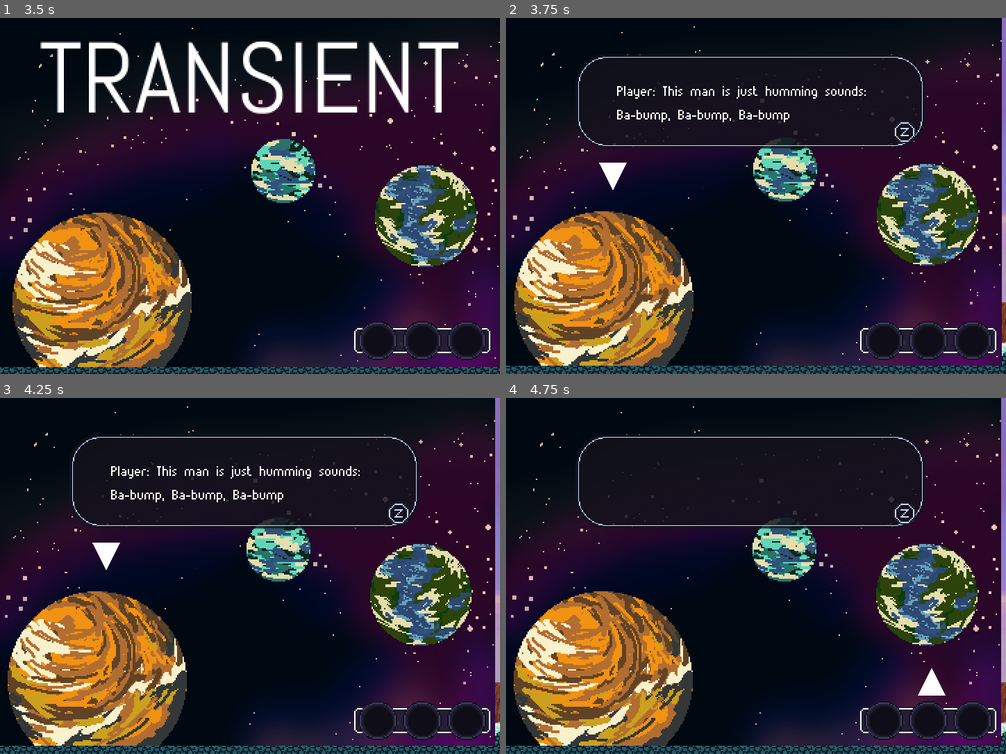
Above: before the commit, frames 1-4 (two rows, left to right).
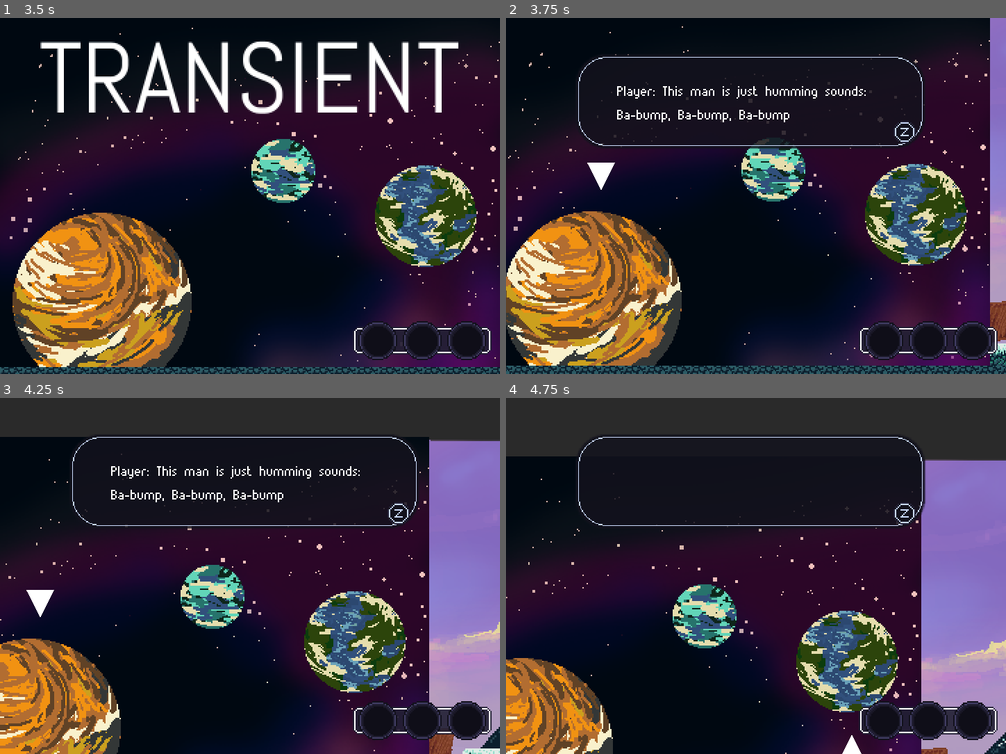
Above: after the commit, the same moments.

Repository: gpelussi/home_ggj19
Game: Godot game, scene res://Maps/Ice_Map.tscn
Same seed, same stepped clock (60 frames per second), same inputs: the game is played once before the commit and once after it. This scene is started directly instead of the project's main scene.
Inputs:
- Up to frame 1 (3.5 s): hold Z (ACTION_CONFIRM) 0.53-1.28 s; hold Right (DIR_RIGHT) 0.53-2.03 s; tap Space (ACTION_JUMP) at 0.77, 1.52, 3.02 s; tap Z (ACTION_CONFIRM) at 1.35, 2.85 s; hold Left (DIR_LEFT) 2.03-2.78 s; hold Z (ACTION_CONFIRM) 2.03-2.78 s; hold Right (DIR_RIGHT) from 2.78 s (still down)
- Up to frame 2 (3.75 s): keep holding Right (DIR_RIGHT); hold Z (ACTION_CONFIRM) from 3.53 s (still down)
- Up to frame 3 (4.25 s): keep holding Right (DIR_RIGHT); keep holding Z (ACTION_CONFIRM); tap Space (ACTION_JUMP) at 3.77 s
- Up to frame 4 (4.75 s): release Right (DIR_RIGHT) at 4.28 s; release Z (ACTION_CONFIRM) at 4.28 s; hold Left (DIR_LEFT) from 4.28 s (still down); tap Z (ACTION_CONFIRM) at 4.35 s; tap Space (ACTION_JUMP) at 4.52 s

Frame 1 is identical in both runs. In frame 2, 20% of the frame differs, in the area x 0-100%, y 0-100%; in frame 3, 54%; in frame 4, 60%.

Commit message:
Found bugs with async methods

Diff:
--- a/src/Bodies/Components/Commands/AwardItem.gd
+++ b/src/Bodies/Components/Commands/AwardItem.gd
@@ -4,6 +4,5 @@
 
 func action():
 	assert(not item_to_give.empty())
-	run_recursive = false
 	inventory.gain_item(item_to_give)
-	emit_signal("command_done")
+	finish()
--- a/src/Bodies/Components/Commands/ChangeScreen.gd
+++ b/src/Bodies/Components/Commands/ChangeScreen.gd
@@ -4,5 +4,4 @@
 
 func action():
 	screen_screamer.set_screen(screen_path)
-	run_recursive = false
-	emit_signal("command_done")
+	finish()
--- a/src/Bodies/Components/Commands/Command.gd
+++ b/src/Bodies/Components/Commands/Command.gd
@@ -8,27 +8,34 @@
 onready var player_input = get_node("/root/PlayerInput")
 onready var screen_screamer = get_node("/root/ScreenScreamer")
 
-
-var run_recursive = true
+var force_quit = false
 var idx = 0
 
 func action():
 	pass
 
 func run():
-	print("running %s" % get_name())
+	print("Running [%s]" % self.name)
+	force_quit = false
+	idx = 0
 	action()
-	if not run_recursive:
+	run_all()
+
+func run_all():
+	if force_quit:
 		return
-	print("action done, running recursively")
-	idx = 0
-	next()
+	if idx >= get_child_count():
+		finish()
+		return
+	var command = get_child(idx)
+	command.connect("command_done", self, "next", [], CONNECT_ONESHOT)
+	command.run()
 
 func next():
-	if idx >= get_child_count():
-		emit_signal("command_done")
-		return
-	var command = get_child(idx)
-	idx += 1
-	command.connect("command_done", self, "next", [], CONNECT_ONESHOT)
-	command.run()
+	idx += idx
+	run_all()
+
+func finish():
+	print("Finishing [%s]" % self.name)
+	force_quit = true
+	emit_signal("command_done")
--- a/src/Bodies/Components/Commands/Condition.gd
+++ b/src/Bodies/Components/Commands/Condition.gd
@@ -12,31 +12,23 @@
 export(String) var npc_which_item = ""
 
 func action():
-	print("check_if_player_has_item", check_if_player_has_item)
 	if check_if_player_has_item > 0:
 		if inventory.has_item(has_item):
+			print("player has %s!" % has_item)
 			if check_if_player_has_item == CHECK_FALSE:
-				run_recursive = false
-				emit_signal("command_done")
-				print("condition failed: player has item")
+				finish()
 				return
 		else:
+			print("player does not have %s!" % has_item)
 			if check_if_player_has_item == CHECK_TRUE:
-				run_recursive = false
-				emit_signal("command_done")
-				print("condition failed: player does not have item")
+				finish()
 				return
 	if check_if_npc_has_item > 0:
 		if inventory.npc_has_item(npc_which, npc_which_item):
 			if check_if_npc_has_item == CHECK_FALSE:
-				run_recursive = false
-				emit_signal("command_done")
-				print("condition failed: npc has item")
+				finish()
 				return
 		else:
 			if check_if_npc_has_item == CHECK_TRUE:
-				run_recursive = false
-				emit_signal("command_done")
-				print("condition failed: npc does not have item")
+				finish()
 				return
-	print("condition succeeded")
--- a/src/Bodies/Components/Commands/GiftItem.gd
+++ b/src/Bodies/Components/Commands/GiftItem.gd
@@ -5,7 +5,6 @@
 
 func action():
 	assert(not item_to_give.empty())
-	run_recursive = false
 	inventory.lose_item(item_to_give)
 	inventory.npc_gain_item(who_to_give_item_to, item_to_give)
-	emit_signal("command_done")
+	finish()
--- a/src/Bodies/Components/Commands/TextBox.gd
+++ b/src/Bodies/Components/Commands/TextBox.gd
@@ -3,7 +3,6 @@
 export(String, MULTILINE) var dialogue_text = ""
 
 func action():
-	run_recursive = false
 	textbox.run_dialogue(dialogue_text)
 	yield(textbox, "dialogue_finished")
-	emit_signal("command_done")
+	finish()
--- a/src/Bodies/Components/Commands/TextBox.tscn
+++ b/src/Bodies/Components/Commands/TextBox.tscn
@@ -2,7 +2,7 @@
 
 [ext_resource path="res://Bodies/Components/Commands/TextBox.gd" type="Script" id=1]
 
-[node name="TextBox" type="Node" index="0"]
+[node name="TextBox" type="Node"]
 
 script = ExtResource( 1 )
 dialogue_text = ""
--- a/src/Bodies/Components/InteractionEvent.gd
+++ b/src/Bodies/Components/InteractionEvent.gd
@@ -5,7 +5,7 @@
 var current = 0
 
 func try_to_trigger():
-	print("interact with %s" % get_parent().get_parent().name)
+	print("Interacting with %s" % get_npc_name())
 	player_input.lock_input()
 	current = 0
 	run_next_command()
@@ -17,8 +17,9 @@
 	var commands = get_children()
 	if current >= get_child_count():
 		player_input.unlock_input()
-		print("commands done")
+		print("All commands done.")
 		return
+	print("Running next command...")
 	var command = get_child(current)
 	command.connect("command_done", self, "next_command", [], CONNECT_ONESHOT)
 	command.run()
--- a/src/Bodies/NPCs/Beetle/Beetle.tscn
+++ b/src/Bodies/NPCs/Beetle/Beetle.tscn
@@ -13,7 +13,7 @@
 custom_solver_bias = 0.0
 extents = Vector2( 16, 16 )
 
-[node name="Beetle" instance=ExtResource( 1 )]
+[node name="Beetle" index="0" instance=ExtResource( 1 )]
 
 [node name="HitBox" parent="." index="0"]
 
@@ -26,42 +26,14 @@
 
 [node name="InteractionEvent" parent="Interaction" index="1" instance=ExtResource( 2 )]
 
-[node name="Condition" parent="Interaction/InteractionEvent" index="0" instance=ExtResource( 3 )]
+[node name="HasCalculator" parent="Interaction/InteractionEvent" index="0" instance=ExtResource( 3 )]
 
-check_if_player_has_item = 0
-check_if_npc_has_item = 2
-npc_which = "Beetle"
-npc_which_item = "Block"
-
-[node name="TextBox" parent="Interaction/InteractionEvent/Condition" index="0" instance=ExtResource( 4 )]
-
-dialogue_text = "Beetle: You zeem new around here. Wanna buy zome zouvenirz?
-
-Player: I am! I'm looking for a place to stay.
-
-Player: But I don't know if I have this planet's currency.
-
-Beetle: I can't leave the dezertz to go to other worldz,
-
-Beetle:Bzzz, so if you deliver zomething to me, I can give you coinz.
-
-Player: That would help me a lot!
-
-Beetle: Here, take thiz to Penguin.
-"
-
-[node name="AwardItem" parent="Interaction/InteractionEvent/Condition" index="1" instance=ExtResource( 5 )]
-
-_sections_unfolded = [ "Pause" ]
-item_to_give = "Calculator"
-
-[node name="Condition2" parent="Interaction/InteractionEvent" index="1" instance=ExtResource( 3 )]
-
+editor/display_folded = true
 check_if_player_has_item = 1
 has_item = "Calculator"
 check_if_npc_has_item = 0
 
-[node name="TextBox" parent="Interaction/InteractionEvent/Condition2" index="0" instance=ExtResource( 4 )]
+[node name="TextBox" parent="Interaction/InteractionEvent/HasCalculator" index="0" instance=ExtResource( 4 )]
 
 dialogue_text = "Player: Do you need anything else?
 
@@ -76,16 +48,24 @@
 Beetle: I mizz them back home.
 "
 
-[node name="AwardItem" parent="Interaction/InteractionEvent/Condition2" index="1" instance=ExtResource( 5 )]
+[node name="AwardItem" parent="Interaction/InteractionEvent/HasCalculator" index="1" instance=ExtResource( 5 )]
 
 item_to_give = "Coin"
 
-[node name="Condition3" parent="Interaction/InteractionEvent" index="2" instance=ExtResource( 3 )]
+[node name="HasSawAndMask" parent="Interaction/InteractionEvent" index="1" instance=ExtResource( 3 )]
 
-check_if_player_has_item = 0
+editor/display_folded = true
+check_if_player_has_item = 1
+has_item = "Saw"
 check_if_npc_has_item = 0
 
-[node name="TextBox" parent="Interaction/InteractionEvent/Condition3" index="0" instance=ExtResource( 4 )]
+[node name="Condition" parent="Interaction/InteractionEvent/HasSawAndMask" index="0" instance=ExtResource( 3 )]
+
+check_if_player_has_item = 1
+has_item = "Mask"
+check_if_npc_has_item = 0
+
+[node name="TextBox" parent="Interaction/InteractionEvent/HasSawAndMask/Condition" index="0" instance=ExtResource( 4 )]
 
 dialogue_text = "Player: Hey! Remember me?
 
@@ -108,14 +88,47 @@
 Beetle: Thank you for everything, ztranger…!
 "
 
-[node name="GiftItem" parent="Interaction/InteractionEvent/Condition3" index="1" instance=ExtResource( 6 )]
+[node name="GiftItem" parent="Interaction/InteractionEvent/HasSawAndMask/Condition" index="1" instance=ExtResource( 6 )]
 
 item_to_give = "Chainsaw"
 who_to_give_item_to = "Beetle"
 
-[node name="GiftItem2" parent="Interaction/InteractionEvent/Condition3" index="2" instance=ExtResource( 6 )]
+[node name="GiftItem2" parent="Interaction/InteractionEvent/HasSawAndMask/Condition" index="2" instance=ExtResource( 6 )]
 
 item_to_give = "Mask"
 who_to_give_item_to = "Beetle"
 
+[node name="FirstTime" parent="Interaction/InteractionEvent" index="2" instance=ExtResource( 3 )]
+
+check_if_player_has_item = 0
+check_if_npc_has_item = 2
+npc_which = "Beetle"
+npc_which_item = "FirstTime"
+
+[node name="TextBox" parent="Interaction/InteractionEvent/FirstTime" index="0" instance=ExtResource( 4 )]
+
+dialogue_text = "Beetle: You zeem new around here. Wanna buy zome zouvenirz?
+
+Player: I am! I'm looking for a place to stay.
+
+Player: But I don't know if I have this planet's currency.
+
+Beetle: I can't leave the dezertz to go to other worldz,
+
+Beetle:Bzzz, so if you deliver zomething to me, I can give you coinz.
+
+Player: That would help me a lot!
+
+Beetle: Here, take thiz to Penguin."
+
+[node name="AwardItem" parent="Interaction/InteractionEvent/FirstTime" index="1" instance=ExtResource( 5 )]
+
+_sections_unfolded = [ "Pause" ]
+item_to_give = "Calculator"
+
+[node name="GiftItem" parent="Interaction/InteractionEvent/FirstTime" index="2" instance=ExtResource( 6 )]
+
+item_to_give = "FirstTime"
+who_to_give_item_to = "Beetle"
+
 [node name="Sprite" parent="." index="3" instance=ExtResource( 7 )]
--- a/src/Hud/TextBox.gd
+++ b/src/Hud/TextBox.gd
@@ -14,7 +14,6 @@
 
 func run_dialogue(text):
 	emit_signal("dialogue_started")
-	print(text)
 	var box_texts = text.split("\n\n")
 	show()
 	for box_text in box_texts:
